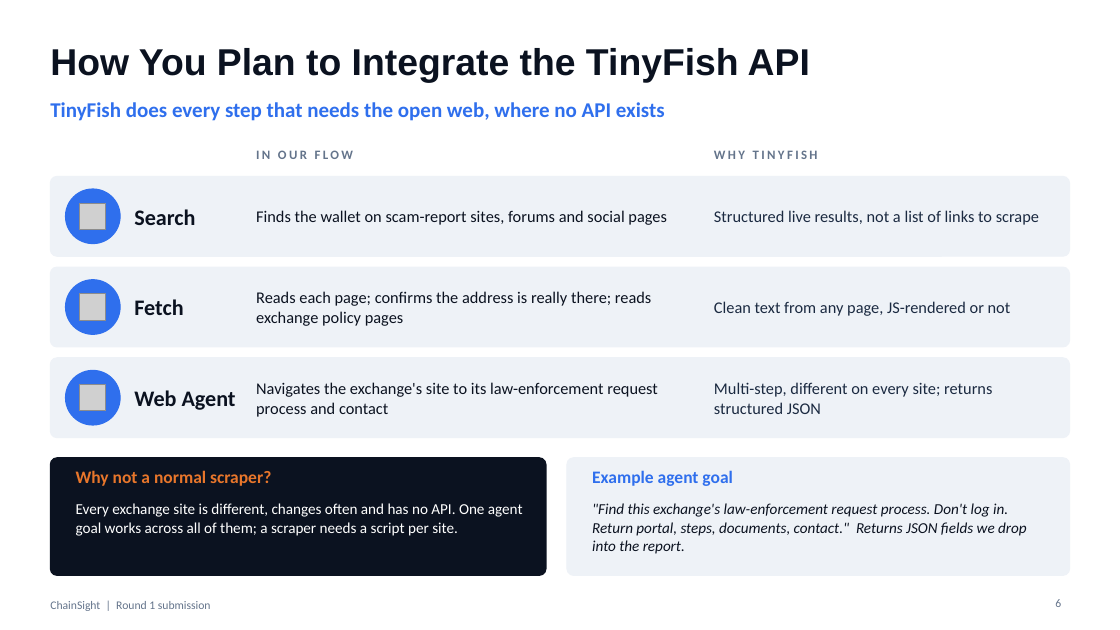
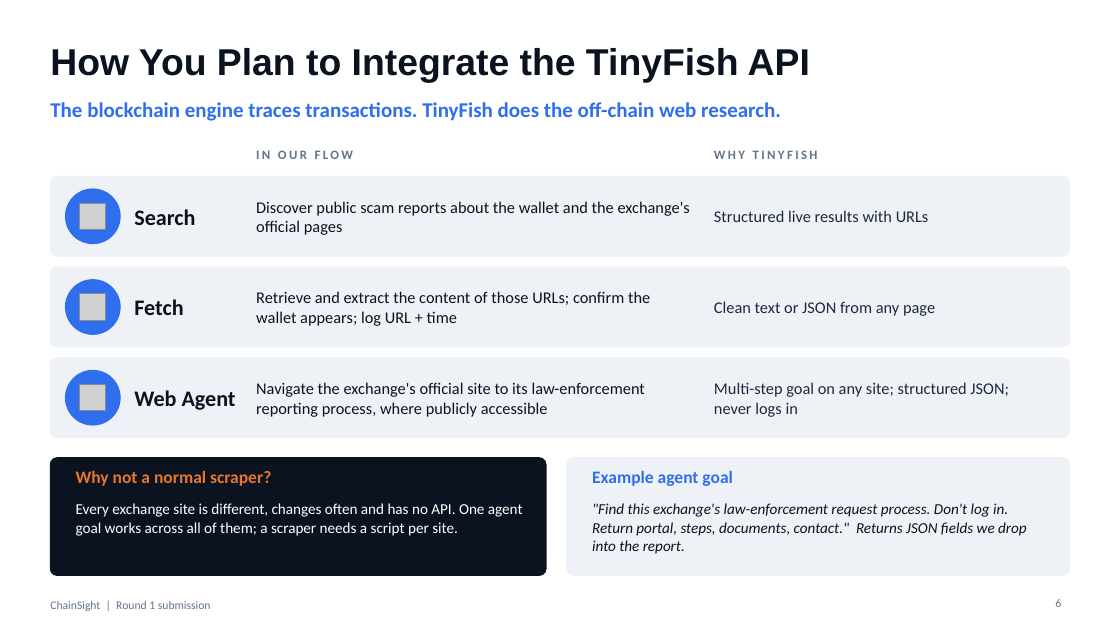
Before and after one commit to sharmaayush2506/ChainSight, a slide deck: slide 6 of docs/pitch/ChainSight_Round1_9slides.pptx. Drawn at 1120x630 pixels with LibreOffice and Linux fonts; fonts in the diff are those of the drawing; grey boxes stand for pictures. Boxes give left, top, right and bottom in pixels: in the first picture for what was removed or moved away, otherwise in the second. Text is boxed around its words. In the diff, an @@ line names an element or a change of style, - is before the commit and + after.

```diff
--- a/docs/pitch/ChainSight_Round1_9slides.pptx
+++ b/docs/pitch/ChainSight_Round1_9slides.pptx
@@ text at box(50, 102, 781, 121): text changed @@
-TinyFish does every step that needs the open web, where no API exists
+The blockchain engine traces transactions. TinyFish does the off-chain web research.
@@ text at box(256, 201, 690, 235): text changed @@
-Finds the wallet on scam-report sites, forums and social pages
+Discover public scam reports about the wallet and the exchange's official pages
@@ text at box(714, 210, 929, 222): text changed @@
-Structured live results, not a list of links to scrape
+Structured live results with URLs
@@ text at box(256, 291, 650, 326): text changed @@
-Reads each page; confirms the address is really there; reads exchange policy pages
+Retrieve and extract the content of those URLs; confirm the wallet appears; log URL + time
@@ text at box(714, 301, 935, 316): text changed @@
-Clean text from any page, JS-rendered or not
+Clean text or JSON from any page
@@ text at box(256, 382, 645, 417): text changed @@
-Navigates the exchange's site to its law-enforcement request process and contact
+Navigate the exchange's official site to its law-enforcement reporting process, where publicly accessible
@@ text at box(714, 382, 1008, 417): text changed @@
-Multi-step, different on every site; returns structured JSON
+Multi-step goal on any site; structured JSON; never logs in
```
Also in this commit, not shown: 5 other slides changed, 2 slides added, 2 slides removed, 1 other file.
